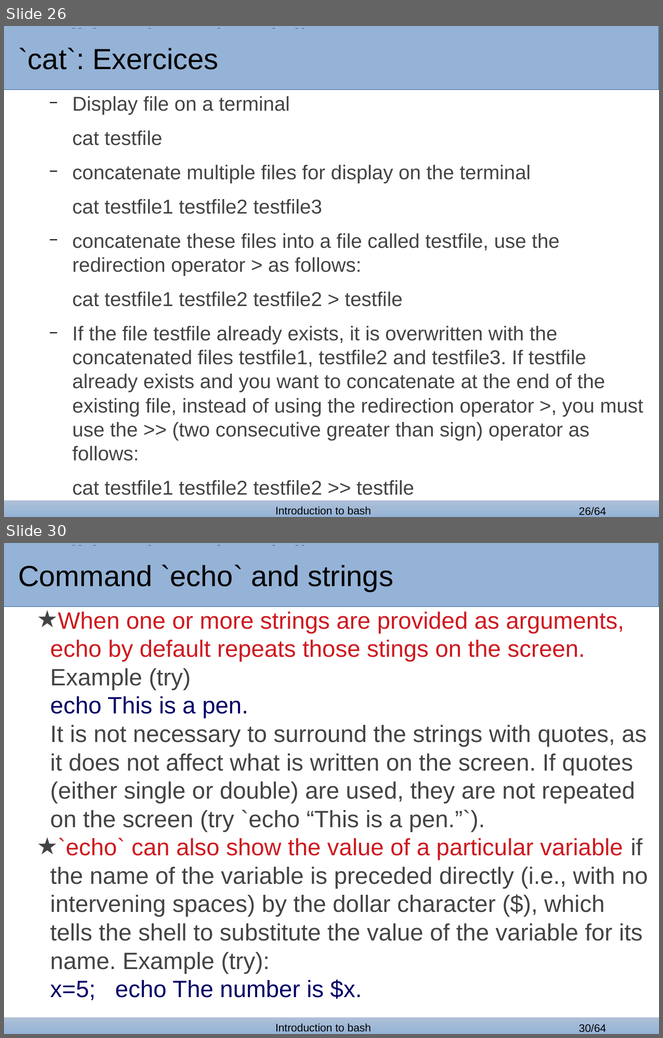
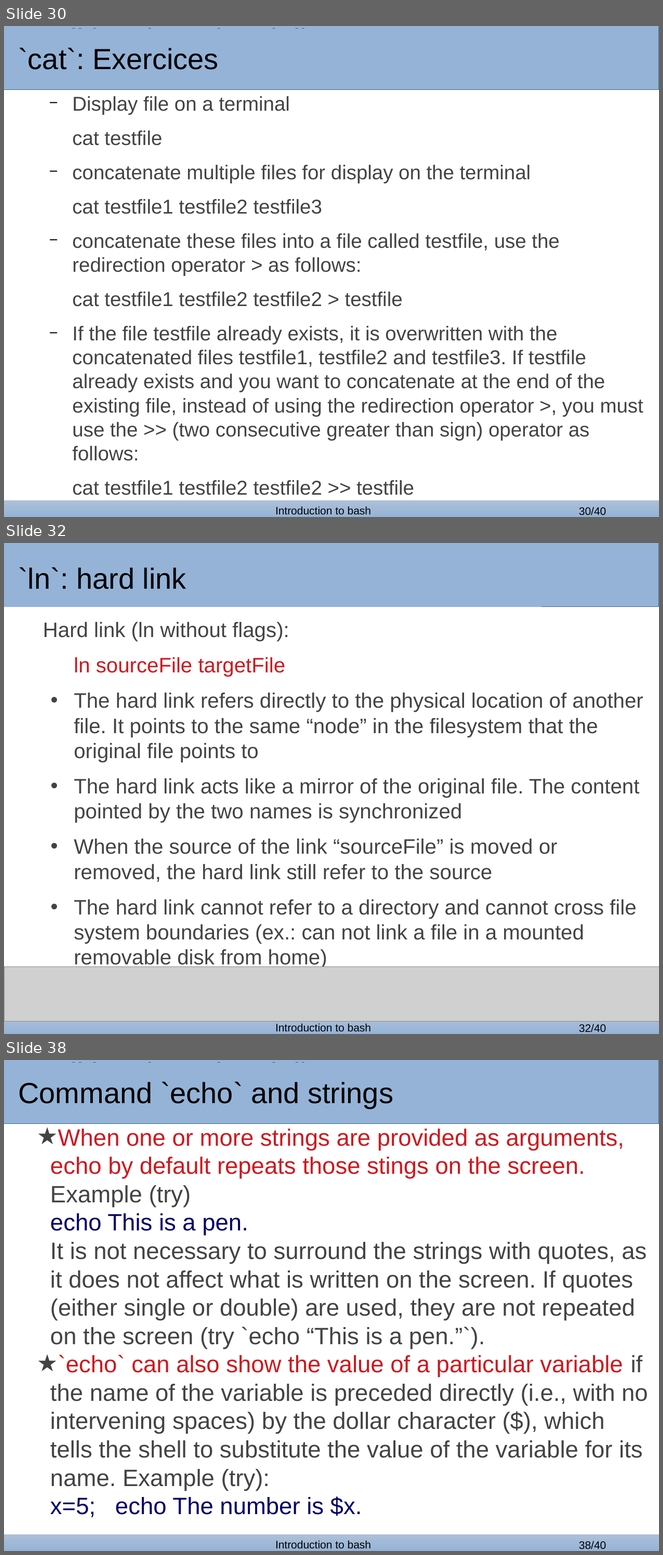
Before and after one commit to bertocco/abilita_info_units_1920, a slide deck: lezioni/bash_lessons/bash_1.odp. Shown one above the other, each under a label of ours: slides 26 and 30 before the commit, slides 30, 32 and 38 after it; the slides between them are not shown. The pictures are 663x1038 and 663x1555 pixels, drawn with LibreOffice and Linux fonts; fonts in the diff are those of the drawing; grey boxes stand for pictures; background and template pictures are left out. Boxes give left, top, right and bottom in pixels: in the first picture for what was removed or moved away, otherwise in the second. Text is boxed around its words. In the diff, an @@ line names an element or a change of style, - is before the commit and + after.

```diff
--- a/lezioni/bash_lessons/bash_1.odp
+++ b/lezioni/bash_lessons/bash_1.odp
@@ slide 32 added at (4, 543, 659, 1034), background #FFFFFF; not listed: 4 template elements that a slide beside it also shows @@
@@ rectangle added at (4, 548, 542, 607), fill #95B3D7, 32 pt, text #000000 @@
+`ln`: hard link
@@ text added at (43, 622, 643, 969), 23 pt, text #434343 @@
+Hard link (ln without flags):
+  ln sourceFile targetFile
+  • The hard link refers directly to the physical location of another file. It points to the same “node” in the filesystem that the original file points to
+  • The hard link acts like a mirror of the original file. The content pointed by the two names is synchronized
+  • When the source of the link “sourceFile” is moved or removed, the hard link still refer to the source
+  • The hard link cannot refer to a directory and cannot cross file system boundaries (ex.: can not link a file in a mounted removable disk from home)
@@ picture added at (4, 967, 659, 1021) @@
@@ what was slide 26 is now slide 30 @@
@@ page number at (579, 508, 606, 516): text changed @@
-26/64
+30/40
@@ what was slide 30 is now slide 38 @@
@@ page number at (579, 1542, 606, 1550): text changed @@
-30/64
+38/40
```
Also in this commit, not shown: 5 slides changed, 8 other slides added, 33 slides removed, 1 other file.
